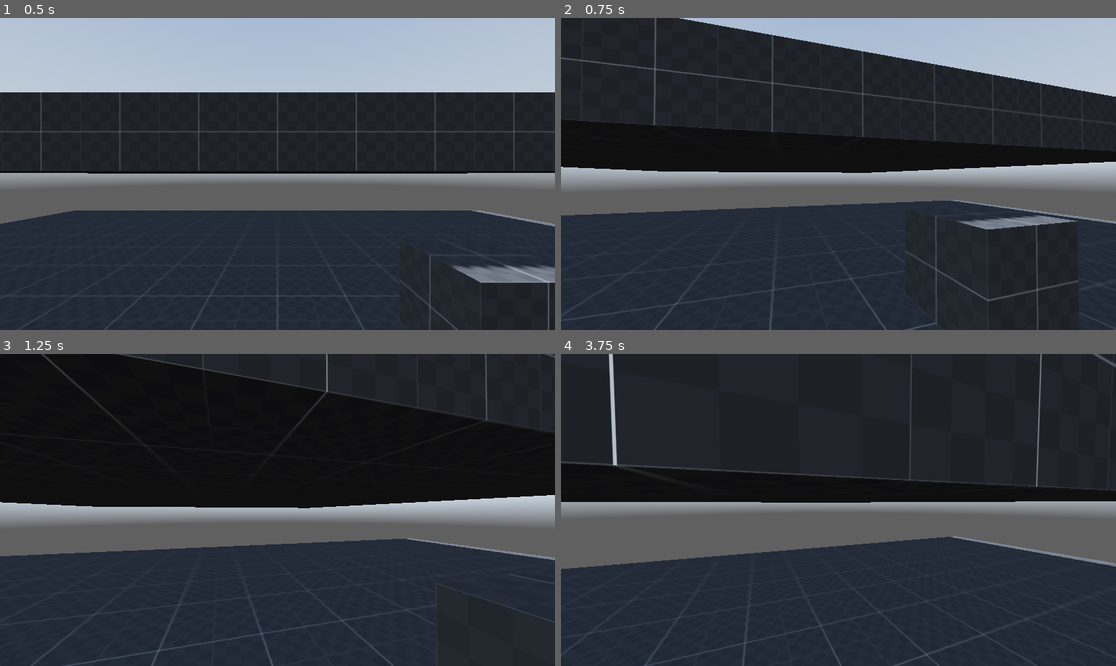
Above: before the commit, frames 1-4 (two rows, left to right).
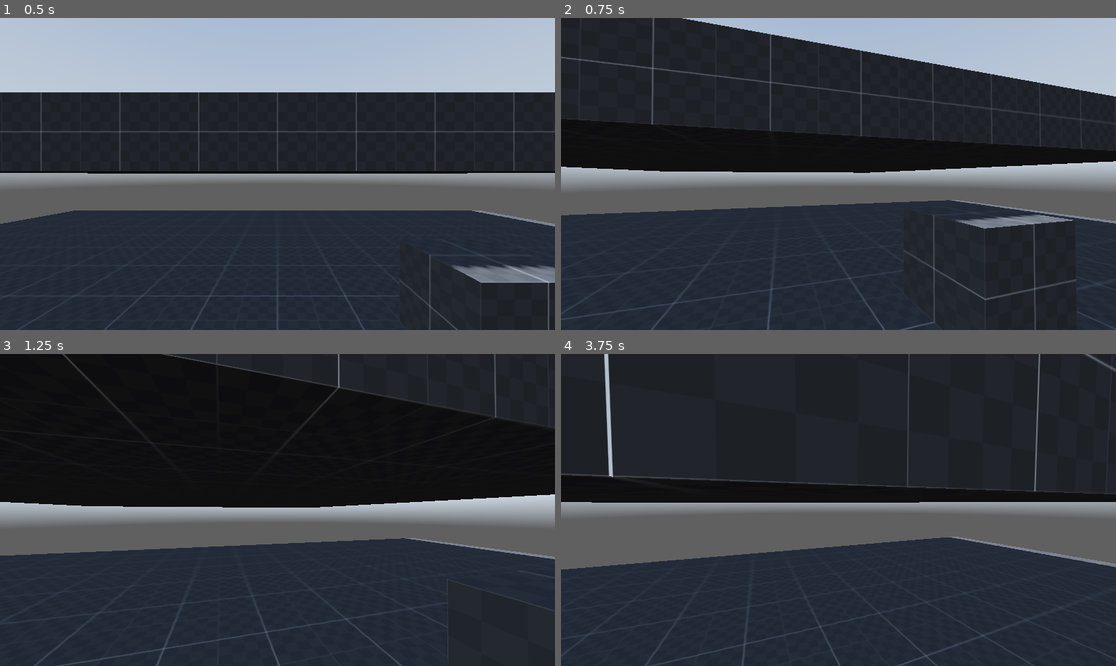
Above: after the commit, the same moments.

Repository: DrSpaniel/_Godot
Game: Godot game, scene res://scenes/main.tscn
Two runs of this game, one before a commit and one after it. Both use one fixed random seed, a clock stepped at 60 frames per second and the inputs below. A sky picture missing from this copy of the repository is replaced by a grey-blue gradient.
Inputs (mouse positions are in pixels of both pictures, inside the frame that each line leads up to):
- Up to frame 1 (0.5 s): no input
- Up to frame 2 (0.75 s): tap Enter at 0.5 s; move the mouse to (866, 174) at 0.52 s; hold W (forward) from 0.53 s (still down); hold Space (crouch) from 0.53 s (still down)
- Up to frame 3 (1.25 s): keep holding W (forward); keep holding Space (crouch); tap Shift (sprint) at 0.8 s
- Up to frame 4 (3.75 s): keep holding W (forward); move the mouse to (810, 510) at 1.27 s; release Space (crouch) at 1.28 s; tap Shift (sprint) at 1.35, 2.3 s; tap Space (crouch) at 1.55, 2.85 s; move the mouse to (849, 503) at 2.02 s; press the mouse at (849, 503) at 2.03 s; move the mouse to (832, 516) at 2.77 s; release the mouse at (832, 516) at 2.78 s; move the mouse to (877, 513) at 3.52 s; hold Alt (freelook) from 3.53 s (still down)

Frame 1 is identical in both runs. In frame 2, 2.1% of the frame differs, in the area x 0-100%, y 0-100%; in frame 3, 2.2%; in frame 4, 3.1%.

Commit message:
added vector shit
checks player speed for sprint, allowing for other things to trigger slide than just the sprint button.

also player jump after sliding

Diff:
--- a/fps_test1/scripts/player.gd
+++ b/fps_test1/scripts/player.gd
@@ -63,6 +63,8 @@
 var freelook_angle = 8
 
 var last_velocity = Vector3.ZERO
+
+var horizontal_velocity = Vector2(velocity.x, velocity.z)
 
 
 # Input vars
@@ -106,7 +108,7 @@
 func _physics_process(delta: float) -> void:
 	#getting movement input
 	var input_dir := Input.get_vector("left", "right", "forward", "backward")
-
+	horizontal_velocity = Vector2(velocity.x, velocity.z)
 
 	if Input.is_action_just_pressed("debug"):
 		print("-------DEBUG-------")
@@ -115,6 +117,10 @@
 		print("crouched:", crouched)
 		print("freelooking:", freelook)
 		print("sliding:", sliding)
+		print("velocity.y:", velocity.y)
+		print("velocity.x:", velocity.x)
+		print("velocity.x:", velocity.z)
+		print("horiz velocity", horizontal_velocity.length())
 
 	# Handling movement states
 
@@ -152,10 +158,12 @@
 			current_speed = lerp(current_speed, sprint_speed, delta * lerp_speed)
 
 			walking = false
-			sprinting = true
+			if horizontal_velocity.length() > 7:		#this is here cause i wanna allow sliding to happen not just when sprinting. like TF2
+				sprinting = true
 			crouched = true
 		elif Input.is_action_just_released("crouch") and is_on_floor():
 			velocity.y = jump_velocity
+			print("jump")
 			sliding = false
 			animation_player.play("jumping")
 		else:
@@ -184,31 +192,33 @@
 
 	if sliding:
 		slide_timer -= delta
-		if slide_timer <= 0 or Input.is_action_just_pressed("jump"):
+		if slide_timer <= 0 or Input.is_action_just_released("crouch"):
+			velocity.y = jump_velocity
+			animation_player.play("jumping")	#fix this: player jumps when slide ends
 			sliding = false
 			print("slide end")
 			freelook = false
 
 	# Handle headbob
-	if sprinting:
-		headbob_intensity = headbob_sprint_intensity
-		headbob_index += headbob_sprint_speed * delta
-	elif walking:
-		headbob_intensity = headbob_walk_intensity
-		headbob_index += headbob_walk_speed * delta
-	elif crouched:
-		headbob_intensity = headbob_crouch_intensity
-		headbob_index += headbob_crouch_speed * delta
-
-	if is_on_floor() and !sliding and input_dir != Vector2.ZERO:
-		headbob_vector.y = sin(headbob_index)
-		headbob_vector.x = sin(headbob_index/2) + 0.5
-
-		eyes.position.y = lerp(eyes.position.y, headbob_vector.y * (headbob_intensity/2), delta*lerp_speed)
-		eyes.position.x = lerp(eyes.position.x, headbob_vector.x * (headbob_intensity), delta*lerp_speed)
-	else:
-		eyes.position.y = lerp(eyes.position.y, 0.0, delta*lerp_speed)
-		eyes.position.x = lerp(eyes.position.x, 0.0, delta*lerp_speed)
+	#if sprinting:
+		#headbob_intensity = headbob_sprint_intensity
+		#headbob_index += headbob_sprint_speed * delta
+	#elif walking:
+		#headbob_intensity = headbob_walk_intensity
+		#headbob_index += headbob_walk_speed * delta
+	#elif crouched:
+		#headbob_intensity = headbob_crouch_intensity
+		#headbob_index += headbob_crouch_speed * delta
+	#
+	#if is_on_floor() and !sliding and input_dir != Vector2.ZERO:
+		#headbob_vector.y = sin(headbob_index)
+		#headbob_vector.x = sin(headbob_index/2) + 0.5
+		#
+		#eyes.position.y = lerp(eyes.position.y, headbob_vector.y * (headbob_intensity/2), delta*lerp_speed)
+		#eyes.position.x = lerp(eyes.position.x, headbob_vector.x * (headbob_intensity), delta*lerp_speed)
+	#else:
+		#eyes.position.y = lerp(eyes.position.y, 0.0, delta*lerp_speed)
+		#eyes.position.x = lerp(eyes.position.x, 0.0, delta*lerp_speed)
 
 	# Add the gravity.
 	if not is_on_floor():
